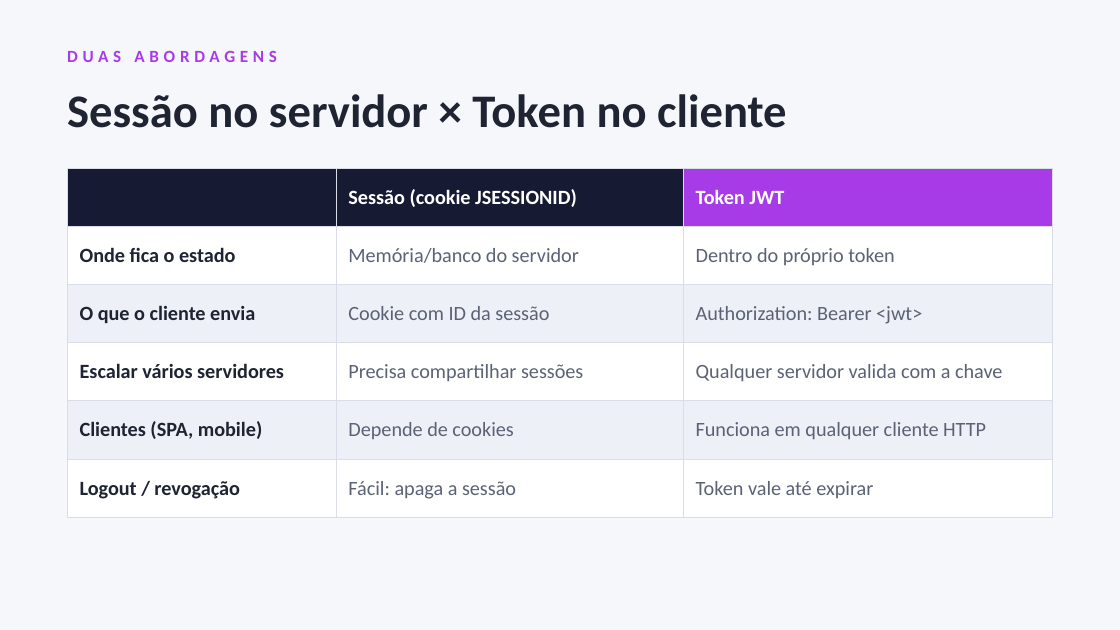
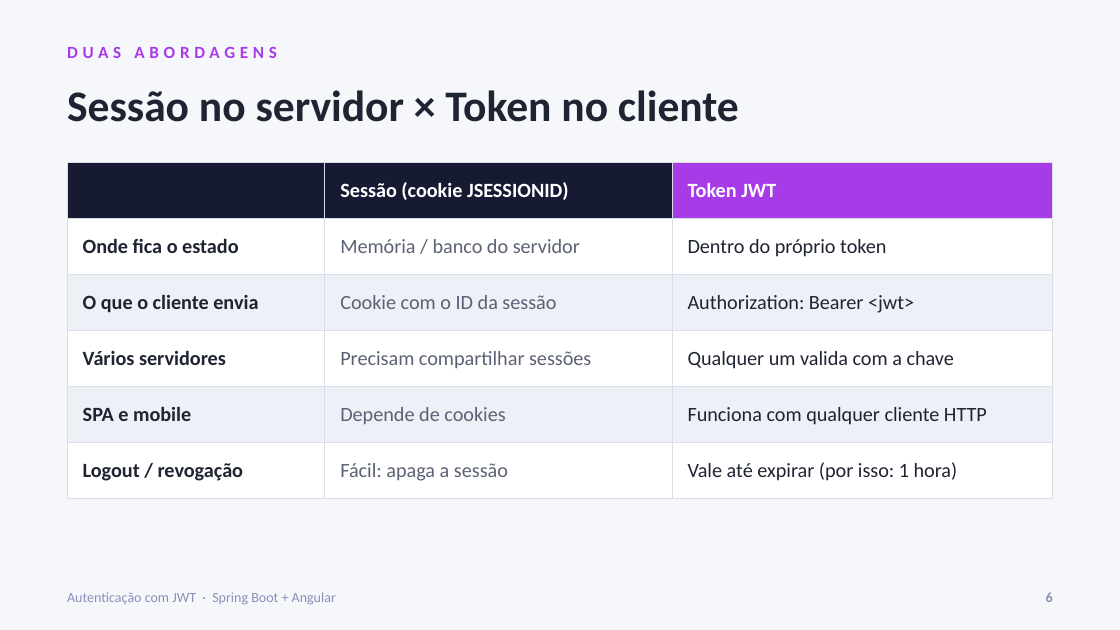
Before and after one commit to YloBittencourt/projeto-autenticacao, a slide deck: slide 6 of docs/apresentacao-jwt.pptx (slide 4 before the commit). Drawn at 1120x630 pixels with LibreOffice and Linux fonts; fonts in the diff are those of the drawing. Boxes give left, top, right and bottom in pixels: in the first picture for what was removed or moved away, otherwise in the second. Text is boxed around its words. In the diff, an @@ line names an element or a change of style, - is before the commit and + after.

```diff
--- a/docs/apresentacao-jwt.pptx
+++ b/docs/apresentacao-jwt.pptx
@@ text "DUAS ABORDAGENS": place and size @@
-text "DUAS ABORDAGENS" at bbox=[67, 51, 277, 62]
+text "DUAS ABORDAGENS" at bbox=[67, 47, 277, 58]
@@ text "Sessão no servidor × Token ..." at bbox=[67, 90, 739, 122]: size 30 to 28 pt @@
@@ table at bbox=[67, 162, 1053, 485] @@
-row 2, column 2: Memória/banco do servidor
+row 2, column 2: Memória / banco do servidor
-row 3, column 2: Cookie com ID da sessão
+row 3, column 2: Cookie com o ID da sessão
-row 4: Escalar vários servidores | Precisa compartilhar sessões | Qualquer servidor valida com a chave
+row 4: Vários servidores | Precisam compartilhar sessões | Qualquer um valida com a chave
-row 5, column 1: Clientes (SPA, mobile)
+row 5, column 1: SPA e mobile
-row 5, column 3: Funciona em qualquer cliente HTTP
+row 5, column 3: Funciona com qualquer cliente HTTP
-row 6, column 3: Token vale até expirar
+row 6, column 3: Vale até expirar (por isso: 1 hora)
@@ text colour #5B6275 to #1F2433 in "Dentro do próprio token", "Authorization: Bearer <jwt>" @@
@@ table: place and size @@
-table at bbox=[67, 168, 1053, 503]
+table at bbox=[67, 162, 1053, 485]
@@ text added at bbox=[67, 592, 336, 604], 9 pt, text #8A90B8 @@
+Autenticação com JWT · Spring Boot + Angular
@@ text added at bbox=[1046, 592, 1053, 602], 9 pt, text #8A90B8, bold @@
+6
```
Also in this commit, not shown: 17 other slides changed, 11 slides added, 1 slide removed.
